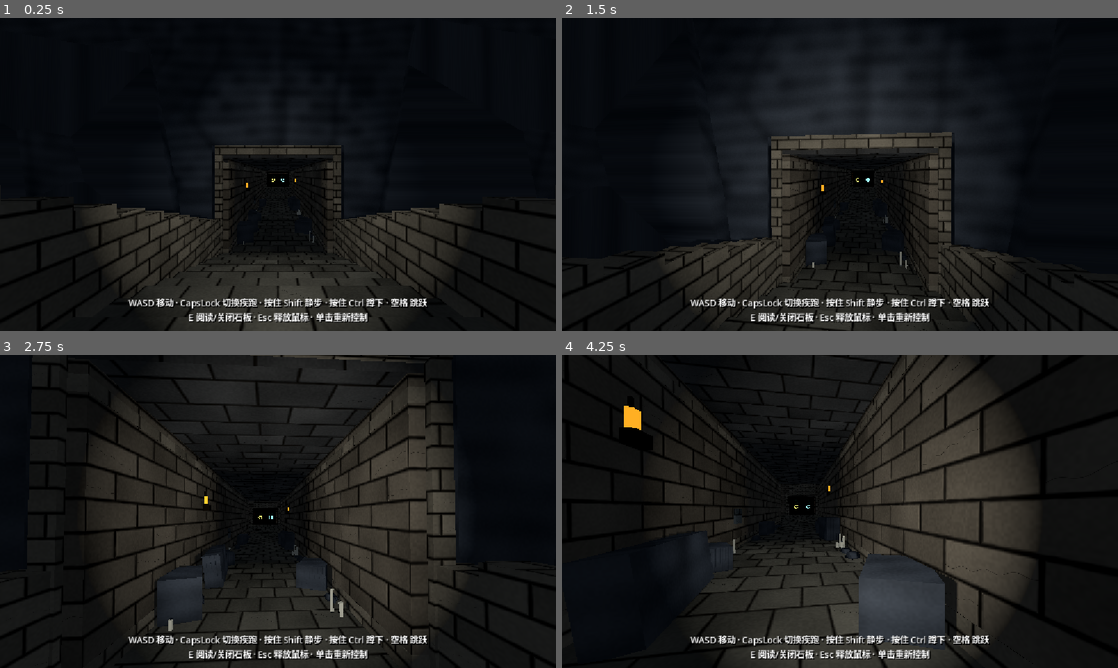
Above: before the commit, frames 1-4 (two rows, left to right).
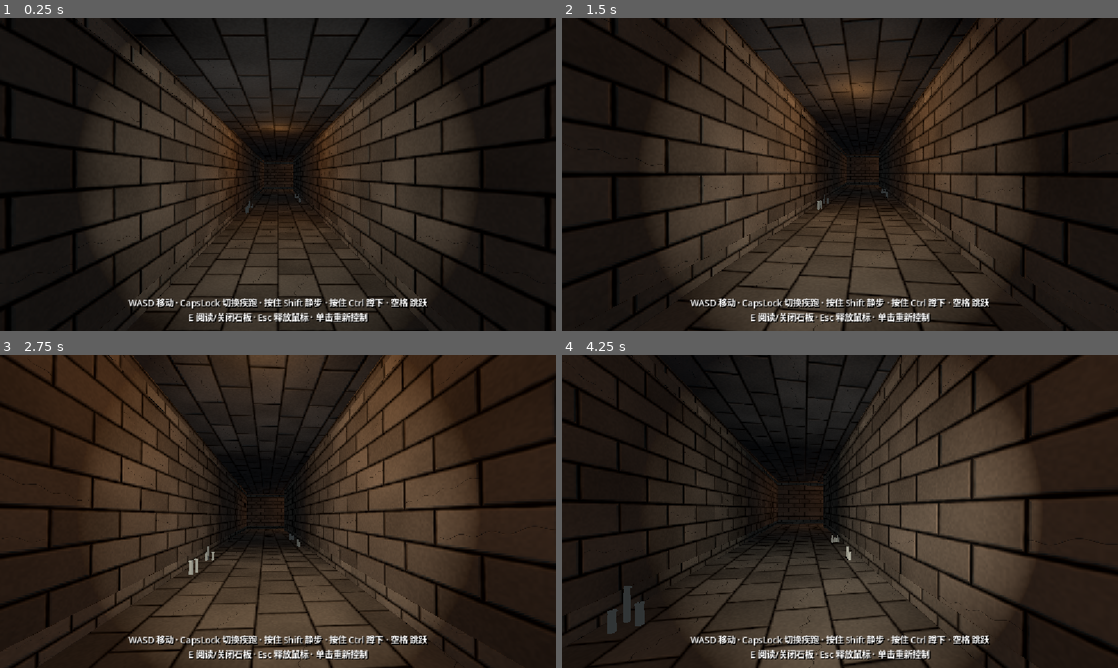
Above: after the commit, the same moments.

Repository: Baron0224/Three-Feet-Under
Game: Godot game, scene res://tomb_corridor.tscn
Same seed, same stepped clock (60 frames per second), same inputs: the game is played once before the commit and once after it.
Inputs (mouse positions are in pixels of both pictures, inside the frame that each line leads up to):
- Up to frame 1 (0.25 s): no input
- Up to frame 2 (1.5 s): tap Enter at 0.5 s; move the mouse to (867, 174) at 0.52 s; press the mouse at (867, 174) at 0.53 s; hold W (move_forward) from 0.53 s (still down); tap Space (jump) at 0.77 s; move the mouse to (812, 174) at 1.27 s; release the mouse at (812, 174) at 1.28 s; tap Ctrl (crouch) at 1.35 s
- Up to frame 3 (2.75 s): keep holding W (move_forward); tap Space (jump) at 1.52 s; move the mouse to (289, 505) at 2.02 s; hold E (interact) from 2.03 s (still down)
- Up to frame 4 (4.25 s): keep holding W (move_forward); move the mouse to (834, 517) at 2.77 s; release E (interact) at 2.78 s; tap Shift (sneak) at 2.85 s; click (834, 517) at 2.92 s; tap Space (jump) at 3.02, 3.77 s; move the mouse to (878, 514) at 3.52 s; press the mouse at (878, 514) at 3.53 s

The runs differ from the first frame. In frame 1, 37% of the frame differs, in the area x 0-100%, y 0-100%; in frame 2, 50%; in frame 3, 60%; in frame 4, 32%.
Error after the commit: Parse Error: Expected end of statement after variable declaration, found "Identifier" instead. (res://rolling_boulder_trap.gd:40)

Commit message:
西翼滚石陷阱：Corridor05 Floor003 天花板双板开启后巨型滚石东落西滚，堵住西拐角
- 触发区在南转西后的短段；落点东端、终点西拐角永久封路
- 掉落/滚动时相机地震；滚动中碾压可重生
- 临时出生点放到触发附近便于 F5 测试；挂在未缩放根节点避免 Jolt 问题

Diff:
--- /dev/null
+++ b/three-feet-under/rolling_boulder_trap.gd
@@ -0,0 +1,454 @@
+@tool
+extends Node3D
+
+## West Corridor05 Floor003 rolling boulder: hatch opens, boulder drops+rolls E->W, seals west corner.
+
+@export var corridor_width := 4.5
+@export var boulder_radius := 1.75
+@export var ceiling_height := 4.8
+@export var hatch_length := 5.0
+@export var panel_thickness := 0.16
+@export var drop_local_x := 0.0
+@export var rest_local_x := -28.5
+@export var trigger_local_x := -4.5
+@export var trigger_size := Vector3(4.5, 2.4, 4.2)
+@export var open_degrees := 105.0
+@export var open_speed := 140.0
+@export var drop_delay := 0.15
+@export var fall_speed := 18.0
+@export var roll_speed := 11.0
+@export var roll_spin_deg := 220.0
+@export var shake_drop_amp := 0.14
+@export var shake_roll_amp := 0.07
+@export var shake_drop_seconds := 0.55
+@export var respawn_path: NodePath = NodePath("../BoulderTrapRespawn")
+@export var prompt_path: NodePath
+@export var respawn_cooldown := 0.9
+@export var disable_ceiling_path: NodePath = NodePath("../WestWing/Corridor05/Ceiling003")
+
+var _triggered := false
+var _opening := false
+var _open_t := 0.0
+var _dropping := false
+var _rolling := false
+var _resting := false
+var _respawn_busy := false
+var _shake_left := 0.0
+var _shake_amp := 0.0
+var _player: Node3D
+var _player_cam: Camera3D
+var _cam_base := Vector3.ZEROvar _built := false
+var _rebuild_queued := false
+var _boot_done := false
+var _build_gen := 0
+var _trigger: Area3D
+var _north_panel: Node3D
+var _south_panel: Node3D
+var _north_body: StaticBody3D
+var _south_body: StaticBody3D
+var _boulder: AnimatableBody3D
+var _boulder_kill: Area3D
+var _prompt: Label
+var _rng := RandomNumberGenerator.new()
+var _panel_mat: Material
+var _boulder_mat: Material
+var _ceiling_patched := false
+
+func _ready() -> void:
+	_rng.randomize()
+	_request_rebuild(true)
+
+func _notification(what: int) -> void:
+	if what == NOTIFICATION_EDITOR_PRE_SAVE:
+		return
+	if what == NOTIFICATION_ENTER_TREE and Engine.is_editor_hint():
+		_request_rebuild(true)
+
+func _request_rebuild(from_boot: bool = false) -> void:
+	if not is_inside_tree() or _rebuild_queued:
+		return
+	_rebuild_queued = true
+	if from_boot or not _boot_done:
+		call_deferred("_boot_rebuild_async")
+	else:
+		call_deferred("_rebuild_async_idle")
+
+func _boot_rebuild_async() -> void:
+	await get_tree().process_frame
+	await get_tree().process_frame
+	_rebuild_queued = false	_boot_done = true
+	if not is_inside_tree():
+		return
+	_rebuild_geometry()
+	if not Engine.is_editor_hint():
+		_prompt = _resolve_prompt()
+		_patch_overlapping_ceiling()
+		print("RollingBoulderTrap: ready at ", global_position)
+
+func _rebuild_async_idle() -> void:
+	await get_tree().process_frame
+	_rebuild_queued = false
+	if is_inside_tree():
+		_rebuild_geometry()
+
+func _resolve_prompt() -> Label:
+	if prompt_path:
+		var n := get_node_or_null(prompt_path)
+		if n is Label:
+			return n
+	var scene := get_tree().current_scene
+	if scene:
+		var label := scene.get_node_or_null("HUD/InteractPrompt")
+		if label is Label:
+			return label
+	return null
+
+func _patch_overlapping_ceiling() -> void:
+	if _ceiling_patched or disable_ceiling_path.is_empty():
+		return
+	var ceil_node := get_node_or_null(disable_ceiling_path)
+	if ceil_node == null:
+		return
+	if ceil_node is VisualInstance3D:
+		(ceil_node as VisualInstance3D).visible = false
+	var body := ceil_node.get_node_or_null("StaticBody3D")
+	if body is StaticBody3D:
+		body.collision_layer = 0
+		body.collision_mask = 0
+	_ceiling_patched = true
+func _make_materials() -> void:
+	var floor_mat := load("res://art/materials/floor.tres")
+	_panel_mat = floor_mat if floor_mat is Material else null
+	if _panel_mat == null:
+		var sm := StandardMaterial3D.new()
+		sm.albedo_color = Color(0.37, 0.35, 0.30)
+		sm.roughness = 0.95
+		_panel_mat = sm
+	var rock_mat := load("res://art/materials/rock.tres")
+	_boulder_mat = rock_mat if rock_mat is Material else null
+	if _boulder_mat == null:
+		var bm := StandardMaterial3D.new()
+		bm.albedo_color = Color(0.42, 0.38, 0.34)
+		bm.roughness = 0.92
+		_boulder_mat = bm
+
+func _clear_generated() -> void:
+	for c in get_children():
+		var n := String(c.name)
+		if n in ["TriggerArea", "HatchNorth", "HatchSouth", "Boulder", "CeilingFillWest", "CeilingFillEast"] or n.ends_with("_old"):
+			c.name = n + "_old"
+			remove_child(c)
+			c.queue_free()
+	_trigger = null
+	_north_panel = null
+	_south_panel = null
+	_north_body = null
+	_south_body = null
+	_boulder = null
+	_boulder_kill = null
+	_built = false
+
+func _rebuild_geometry() -> void:
+	if not is_inside_tree():
+		return
+	_build_gen += 1
+	var gen := _build_gen
+	_clear_generated()
+	_make_materials()
+	_build_geometry(gen)
+	_built = true
+	if not Engine.is_editor_hint():
+		_connect_runtime_signals()
+
+func _configure_area(area: Area3D) -> void:
+	area.collision_layer = 1
+	area.collision_mask = 1
+	area.monitoring = true
+	area.monitorable = false
+
+func _attach(node: Node, gen: int) -> void:
+	call_deferred("_attach_now", node, gen)
+
+func _attach_now(node: Node, gen: int) -> void:
+	if gen != _build_gen:
+		if is_instance_valid(node):
+			node.free()
+		return
+	if not is_inside_tree() or not is_instance_valid(node):
+		return
+	if node.get_parent() == self:
+		return
+	if node.get_parent() != null:
+		node.get_parent().remove_child(node)
+	add_child.call_deferred(node)
+
+func _build_geometry(gen: int) -> void:
+	var half_w := corridor_width * 0.5
+	var hatch_y := ceiling_height
+	var drop_x := drop_local_x
+	var hatch_half := hatch_length * 0.5
+
+	_trigger = Area3D.new()
+	_trigger.name = "TriggerArea"
+	_configure_area(_trigger)
+	_trigger.position = Vector3(trigger_local_x, trigger_size.y * 0.5, 0.0)
+	var tcs := CollisionShape3D.new()
+	var tsh := BoxShape3D.new()
+	tsh.size = trigger_size
+	tcs.shape = tsh
+	_trigger.add_child(tcs)
+	_trigger.monitoring = false
+	_attach(_trigger, gen)
+
+	var west_end := rest_local_x - boulder_radius - 0.4
+	var east_end := drop_x + hatch_half + 2.0
+	_attach(_make_fill("CeilingFillWest", west_end, drop_x - hatch_half, hatch_y), gen)
+	_attach(_make_fill("CeilingFillEast", drop_x + hatch_half, east_end, hatch_y), gen)
+
+	_north_panel = Node3D.new()
+	_north_panel.name = "HatchNorth"
+	_north_panel.position = Vector3(drop_x, hatch_y, half_w)
+	_add_panel(_north_panel, Vector3(0.0, 0.0, -half_w * 0.5), Vector3(hatch_length, panel_thickness, half_w))
+	_north_body = _north_panel.get_node("StaticBody3D")
+	_attach(_north_panel, gen)
+
+	_south_panel = Node3D.new()
+	_south_panel.name = "HatchSouth"
+	_south_panel.position = Vector3(drop_x, hatch_y, -half_w)
+	_add_panel(_south_panel, Vector3(0.0, 0.0, half_w * 0.5), Vector3(hatch_length, panel_thickness, half_w))
+	_south_body = _south_panel.get_node("StaticBody3D")
+	_attach(_south_panel, gen)
+
+	_boulder = AnimatableBody3D.new()
+	_boulder.name = "Boulder"
+	_boulder.sync_to_physics = true
+	_boulder.position = Vector3(drop_x, hatch_y + boulder_radius + 0.35, 0.0)
+	var mesh := MeshInstance3D.new()
+	var sphere := SphereMesh.new()
+	sphere.radius = boulder_radius
+	sphere.height = boulder_radius * 2.0
+	sphere.radial_segments = 18
+	sphere.rings = 10
+	mesh.mesh = sphere
+	mesh.material_override = _boulder_mat
+	_boulder.add_child(mesh)
+	var bcs := CollisionShape3D.new()
+	var bsh := SphereShape3D.new()
+	bsh.radius = boulder_radius	bcs.shape = bsh
+	_boulder.add_child(bcs)
+	_boulder_kill = Area3D.new()
+	_boulder_kill.name = "KillArea"
+	_configure_area(_boulder_kill)
+	var kcs := CollisionShape3D.new()
+	var ksh := SphereShape3D.new()
+	ksh.radius = boulder_radius * 1.05
+	kcs.shape = ksh
+	_boulder_kill.add_child(kcs)
+	_boulder.add_child(_boulder_kill)
+	_boulder.collision_layer = 0
+	_boulder.collision_mask = 0
+	_boulder_kill.monitoring = false
+	_attach(_boulder, gen)
+
+func _make_fill(fill_name: String, x0: float, x1: float, y: float) -> Node3D:
+	var root := Node3D.new()
+	root.name = fill_name
+	var length := absf(x1 - x0)
+	if length < 0.05:
+		return root
+	root.position = Vector3((x0 + x1) * 0.5, y, 0.0)
+	var size := Vector3(length, panel_thickness, corridor_width)
+	var mi := MeshInstance3D.new()
+	var box := BoxMesh.new()
+	box.size = size
+	mi.mesh = box
+	mi.material_override = _panel_mat
+	root.add_child(mi)
+	var body := StaticBody3D.new()
+	body.name = "StaticBody3D"
+	body.collision_layer = 1
+	body.collision_mask = 1
+	var cs := CollisionShape3D.new()
+	var shape := BoxShape3D.new()
+	shape.size = size
+	cs.shape = shape
+	body.add_child(cs)
+	root.add_child(body)
+	return root
+
+func _add_panel(hinge: Node3D, mesh_pos: Vector3, size: Vector3) -> void:
+	var mi := MeshInstance3D.new()
+	var box := BoxMesh.new()
+	box.size = size
+	mi.mesh = box
+	mi.material_override = _panel_mat
+	mi.position = mesh_pos
+	hinge.add_child(mi)
+	var body := StaticBody3D.new()
+	body.name = "StaticBody3D"
+	body.collision_layer = 1
+	body.collision_mask = 1
+	var cs := CollisionShape3D.new()
+	var shape := BoxShape3D.new()
+	shape.size = size
+	cs.shape = shape
+	cs.position = mesh_pos
+	body.add_child(cs)
+	hinge.add_child(body)
+
+func _connect_runtime_signals() -> void:
+	if _trigger and not _trigger.body_entered.is_connected(_on_trigger):
+		_trigger.body_entered.connect(_on_trigger)
+		_trigger.set_deferred("monitoring", true)
+	if _boulder_kill and not _boulder_kill.body_entered.is_connected(_on_boulder_hit):
+		_boulder_kill.body_entered.connect(_on_boulder_hit)
+
+func _physics_process(_delta: float) -> void:
+	if Engine.is_editor_hint() or _triggered or _trigger == null or not _trigger.monitoring:
+		return
+	for body in _trigger.get_overlapping_bodies():
+		if body.is_in_group("player"):
+			_on_trigger(body)
+			return
+
+func _on_trigger(body: Node) -> void:
+	if Engine.is_editor_hint() or _triggered:
+		return
+	if not body.is_in_group("player"):
+		return
+	_triggered = true
+	_player = body as Node3D
+	_bind_camera(_player)
+	print("RollingBoulderTrap: triggered")
+	if _prompt:
+		_prompt.visible = true
+		_prompt.text = "The ceiling cracks..."
+	_opening = true
+	_open_t = 0.0
+	_begin_shake(shake_drop_amp, shake_drop_seconds + 0.35)
+
+func _bind_camera(p: Node3D) -> void:
+	if p == null:
+		return
+	var cam := p.get_node_or_null("Camera3D")
+	if cam is Camera3D:
+		_player_cam = cam
+		_cam_base = cam.position
+
+func _begin_shake(amp: float, seconds: float) -> void:
+	_shake_amp = amp
+	_shake_left = maxf(_shake_left, seconds)
+
+func _hide_prompt_later(delay: float) -> void:
+	await get_tree().create_timer(delay).timeout
+	if _prompt and _resting:
+		_prompt.visible = false
+
+func _start_drop() -> void:
+	await get_tree().create_timer(drop_delay).timeout
+	if not is_instance_valid(_boulder):
+		return
+	_dropping = true
+	_boulder.collision_layer = 1
+	_boulder.collision_mask = 1
+	if _boulder_kill:
+		_boulder_kill.set_deferred("monitoring", true)
+	_begin_shake(shake_drop_amp, shake_drop_seconds)
+func _process(delta: float) -> void:
+	if Engine.is_editor_hint():
+		return
+	if _shake_left > 0.0 and _player_cam and is_instance_valid(_player_cam):
+		_shake_left = maxf(0.0, _shake_left - delta)
+		var damp := clampf(_shake_left / 0.6, 0.0, 1.0)
+		var a := _shake_amp * (0.35 + 0.65 * damp)
+		_player_cam.position = _cam_base + Vector3(_rng.randf_range(-a, a), _rng.randf_range(-a * 0.6, a * 0.6), _rng.randf_range(-a * 0.4, a * 0.4))
+		if _shake_left <= 0.0:
+			_player_cam.position = _cam_base
+
+	if _opening:
+		_open_t = move_toward(_open_t, 1.0, (open_speed / maxf(open_degrees, 1.0)) * delta)
+		var ang := deg_to_rad(open_degrees * _open_t)
+		if is_instance_valid(_north_panel):
+			_north_panel.rotation.x = -ang
+		if is_instance_valid(_south_panel):
+			_south_panel.rotation.x = ang
+		if _open_t >= 1.0:
+			_opening = false
+			if _north_body:
+				_north_body.collision_layer = 0
+				_north_body.collision_mask = 0
+			if _south_body:
+				_south_body.collision_layer = 0
+				_south_body.collision_mask = 0
+			if _prompt:
+				_prompt.text = "Boulder!"
+			_start_drop()
+
+	if _dropping and is_instance_valid(_boulder):
+		var floor_y := boulder_radius + 0.02
+		var pos := _boulder.position
+		pos.y = move_toward(pos.y, floor_y, fall_speed * delta)
+		pos.x = move_toward(pos.x, drop_local_x, 2.0 * delta)
+		_boulder.position = pos
+		_boulder.rotation.z += deg_to_rad(roll_spin_deg * 0.35) * delta
+		if absf(pos.y - floor_y) <= 0.03:
+			_dropping = false
+			_boulder.position = Vector3(drop_local_x, floor_y, 0.0)
+			_rolling = true
+			_begin_shake(shake_roll_amp, 2.5)
+			if _prompt:
+				_prompt.text = "Run!"
+
+	if _rolling and is_instance_valid(_boulder):
+		var pos2 := _boulder.position
+		var dir := -1.0 if rest_local_x < drop_local_x else 1.0
+		pos2.x = move_toward(pos2.x, rest_local_x, roll_speed * delta)
+		pos2.y = boulder_radius + 0.02
+		pos2.z = 0.0
+		_boulder.position = pos2
+		_boulder.rotation.z += deg_to_rad(roll_spin_deg) * delta * dir
+		_begin_shake(shake_roll_amp, 0.2)
+		if absf(pos2.x - rest_local_x) <= 0.04:
+			_rolling = false
+			_resting = true
+			_boulder.position = Vector3(rest_local_x, boulder_radius + 0.02, 0.0)
+			_boulder.collision_layer = 1
+			_boulder.collision_mask = 1
+			if _boulder_kill:
+				_boulder_kill.monitoring = false
+			_begin_shake(shake_drop_amp * 0.6, 0.35)
+			if _prompt:
+				_prompt.text = "Path sealed."
+				_hide_prompt_later(1.1)
+
+func _on_boulder_hit(body: Node) -> void:
+	if Engine.is_editor_hint() or _resting:
+		return
+	if not (_dropping or _rolling):
+		return
+	if body.is_in_group("player"):
+		_respawn(body)
+
+func _respawn(body: Node) -> void:
+	if Engine.is_editor_hint() or _respawn_busy or not is_instance_valid(body):
+		return
+	var marker := get_node_or_null(respawn_path)
+	if marker == null:
+		var scene := get_tree().current_scene
+		if scene:
+			marker = scene.get_node_or_null("BoulderTrapRespawn")
+	if marker == null:
+		push_warning("RollingBoulderTrap: respawn marker missing")
+		return
+	_respawn_busy = true
+	if body is Node3D:
+		body.global_position = marker.global_position
+		if body is CharacterBody3D:
+			body.velocity = Vector3.ZERO
+	if _player_cam and is_instance_valid(_player_cam):
+		_player_cam.position = _cam_base
+	if _prompt:
+		_prompt.visible = true
+		_prompt.text = "Crushed! Sent back."
+	await get_tree().create_timer(respawn_cooldown).timeout
+	_respawn_busy = false\n
--- /dev/null
+++ b/three-feet-under/rolling_boulder_trap.tscn
@@ -0,0 +1,13 @@
+[gd_scene format=3 uid="uid://crollboulderts"]
+
+[ext_resource type="Script" uid="uid://crollboulder01" path="res://rolling_boulder_trap.gd" id="1_boulder"]
+
+[node name="RollingBoulderTrap" type="Node3D"]
+script = ExtResource("1_boulder")
+corridor_width = 4.5
+boulder_radius = 1.75
+ceiling_height = 4.8
+hatch_length = 5.0
+drop_local_x = 0.0
+rest_local_x = -28.5
+trigger_local_x = -4.5
--- a/three-feet-under/tomb_corridor.tscn
+++ b/three-feet-under/tomb_corridor.tscn
@@ -13,6 +13,7 @@
 [ext_resource type="PackedScene" uid="uid://baphag5jndjdw" path="res://dilapidated_bridge.tscn" id="DilapidatedBridge"]
 [ext_resource type="PackedScene" uid="uid://ca2l7dub1clt5" path="res://dual_seal_door.tscn" id="DualSealDoor"]
 [ext_resource type="PackedScene" uid="uid://bb3wysvrok1mr" path="res://spike_cascade_trap.tscn" id="SpikeCascade"]
+[ext_resource type="PackedScene" uid="uid://crollboulderts" path="res://rolling_boulder_trap.tscn" id="RollingBoulder"]
 [ext_resource type="PackedScene" uid="uid://csv0ck667006g" path="res://torch_lever_wall.tscn" id="TorchLeverWall"]
 [ext_resource type="PackedScene" path="res://art/props/decor_details.tscn" id="40_decor"]
 
@@ -2476,7 +2477,7 @@
 transform = Transform3D(1, 0, 0, 0, 1, 0, 0, 0, 1, 0, 2.41, 17.55)
 
 [node name="player" type="CharacterBody3D" parent="." unique_id=144523109]
-transform = Transform3D(1, 0, 0, 0, 1, 0, 0, 0, 1, 0, 2.41, 17.55)
+transform = Transform3D(0, 0, 1, 0, 1, 0, -1, 0, 0, -28, 1.2, -76.5)
 script = ExtResource("1_et3i4")
 
 [node name="CollisionShape3D" type="CollisionShape3D" parent="player" unique_id=2089584757]
@@ -6285,6 +6286,15 @@
 light_specular = 0.3
 omni_range = 12.0
 
+[node name="RollingBoulderTrap" parent="." instance=ExtResource("RollingBoulder")]
+transform = Transform3D(1, 0, 0, 0, 1, 0, 0, 0, 1, -26, 0, -76.5)
+
+[node name="BoulderTrapRespawn" type="Marker3D" parent="."]
+transform = Transform3D(1, 0, 0, 0, 1, 0, 0, 0, 1, -24, 1.2, -72)
+
+[node name="BoulderTrapTestSpawn" type="Marker3D" parent="."]
+transform = Transform3D(0, 0, 1, 0, 1, 0, -1, 0, 0, -28, 1.2, -76.5)
+
 [node name="ArtDetails" parent="." unique_id=959751455 instance=ExtResource("Art_details")]
 transform = Transform3D(1.5, 0, 0, 0, 1.5, 0, 0, 0, 1.5, 0, 0, 0)
 
Not shown, added: three-feet-under/rolling_boulder_trap.gd.uid
